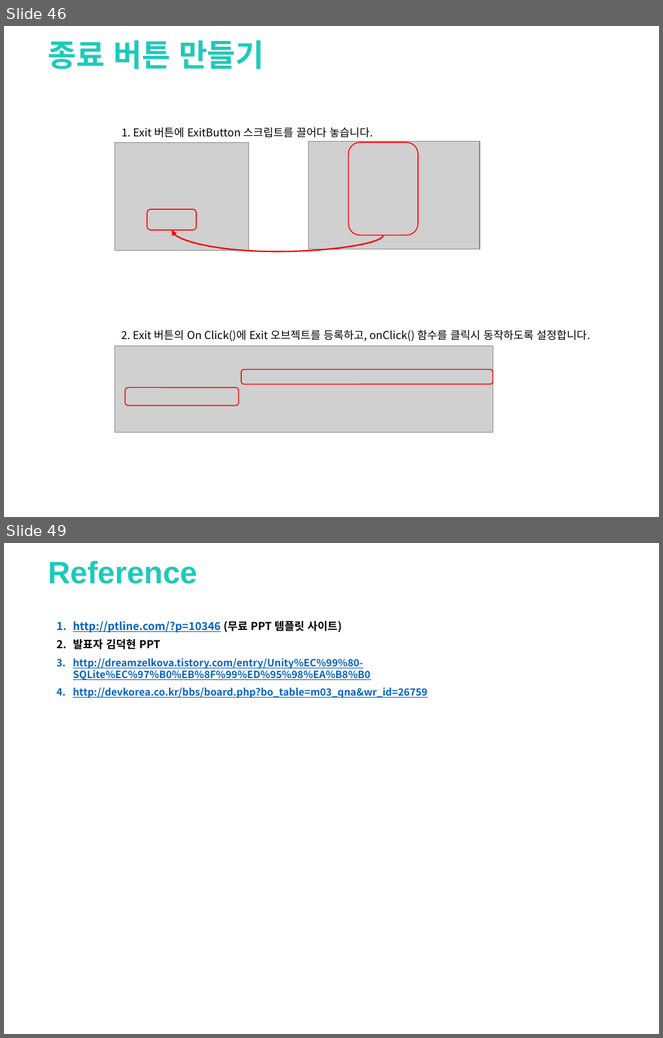
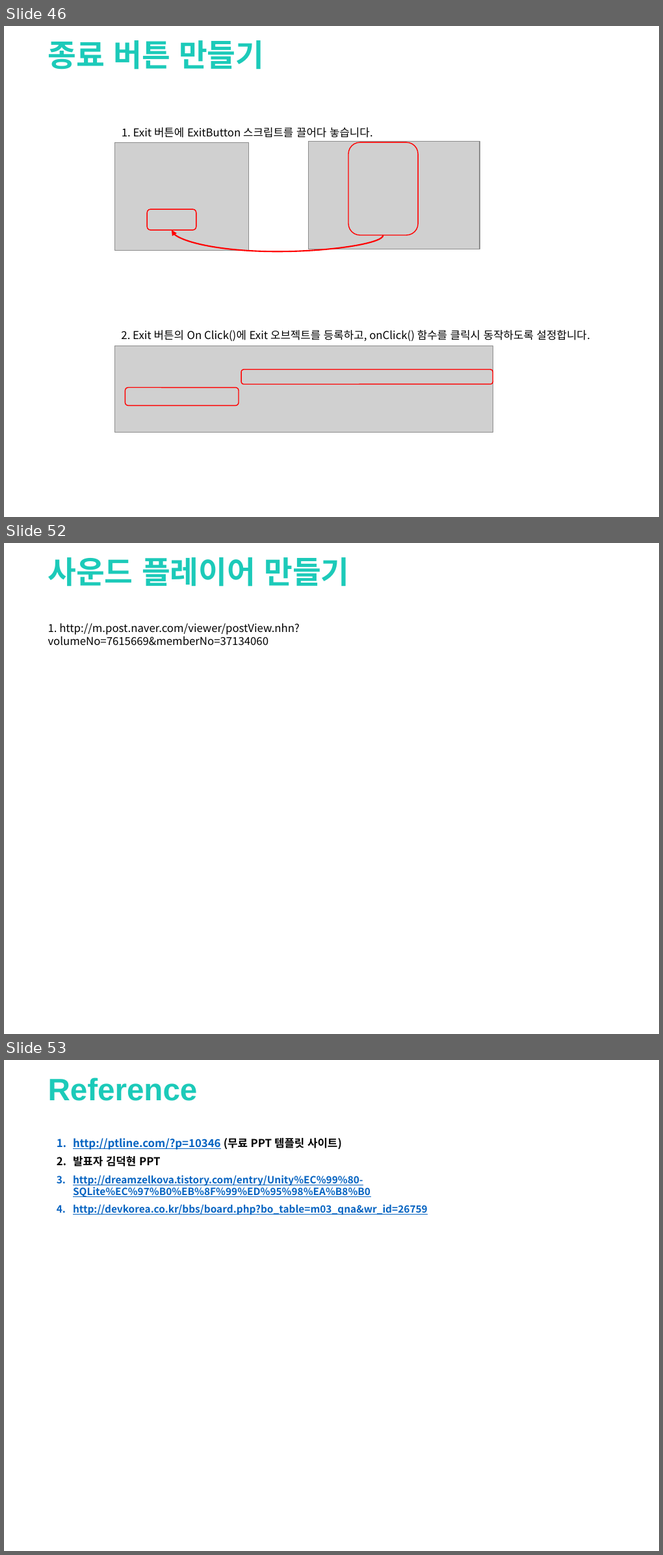
Before and after one commit to clianor/Unity-Final-Project, a slide deck: 기말과제.pptx. Shown one above the other, each under a label of ours: slides 46 and 49 before the commit, slides 46, 52 and 53 after it; the slides between them are not shown. The pictures are 663x1038 and 663x1555 pixels, drawn with LibreOffice and Linux fonts; fonts in the diff are those of the drawing; grey boxes stand for pictures; background and template pictures are left out. Boxes give left, top, right and bottom in pixels: in the first picture for what was removed or moved away, otherwise in the second. Text is boxed around its words. In the diff, an @@ line names an element or a change of style, - is before the commit and + after.

```diff
--- a/기말과제.pptx
+++ b/기말과제.pptx
@@ slide 52 added at [4, 543, 659, 1034], background picture (left out) @@
@@ text added at [48, 557, 349, 587], 34 pt, text #1CCAB9, bold @@
+사운드 플레이어 만들기
@@ text added at [48, 623, 300, 646], 12 pt, text #000000 @@
+1. http://m.post.naver.com/viewer/postView.nhn?volumeNo=7615669&memberNo=37134060
@@ what was slide 49 is now slide 53 @@
```
Also in this commit, not shown: 1 slide changed, 4 other slides added, 1 slide removed, 18 other files.
